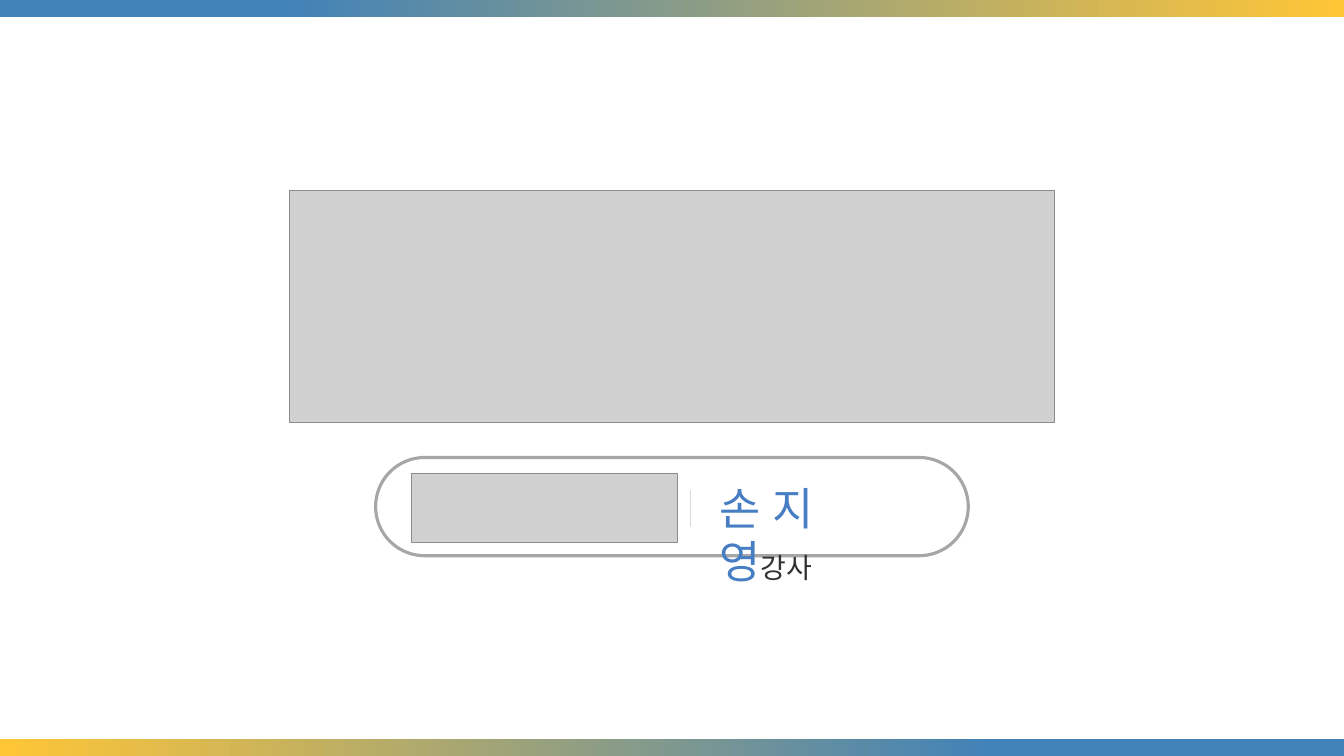
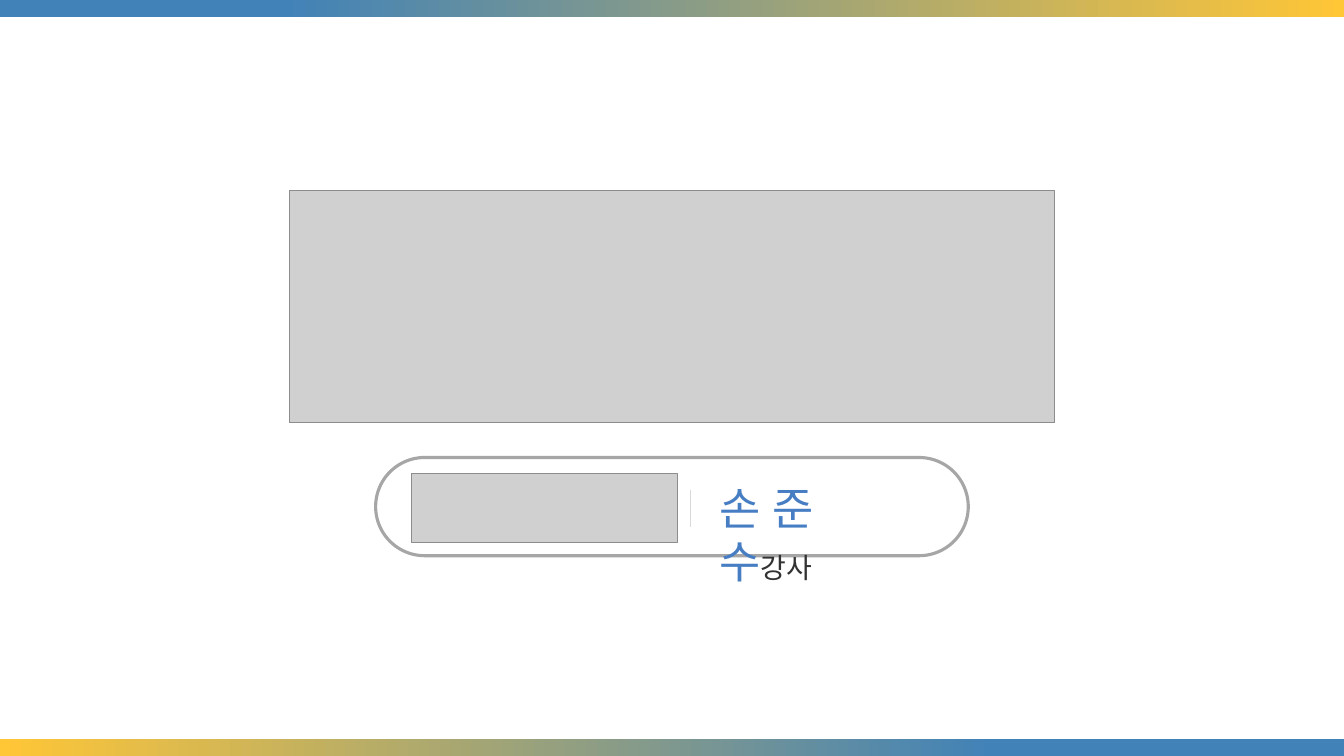
Before and after one commit to JunsuSon/rehearsal, a slide deck: slide 1 of 리허설/파이썬기초 자료/03.조건문.pptx. Drawn at 1344x756 pixels with LibreOffice and Linux fonts; fonts in the diff are those of the drawing; grey boxes stand for pictures. Boxes give left, top, right and bottom in pixels: in the first picture for what was removed or moved away, otherwise in the second. Text is boxed around its words. In the diff, an @@ line names an element or a change of style, - is before the commit and + after.

```diff
--- a/리허설/파이썬기초 자료/03.조건문.pptx
+++ b/리허설/파이썬기초 자료/03.조건문.pptx
@@ text at [719,489,814,582]: text changed @@
-손 지 영강사
+손 준 수강사
```
Also in this commit, not shown: 3 other files.
